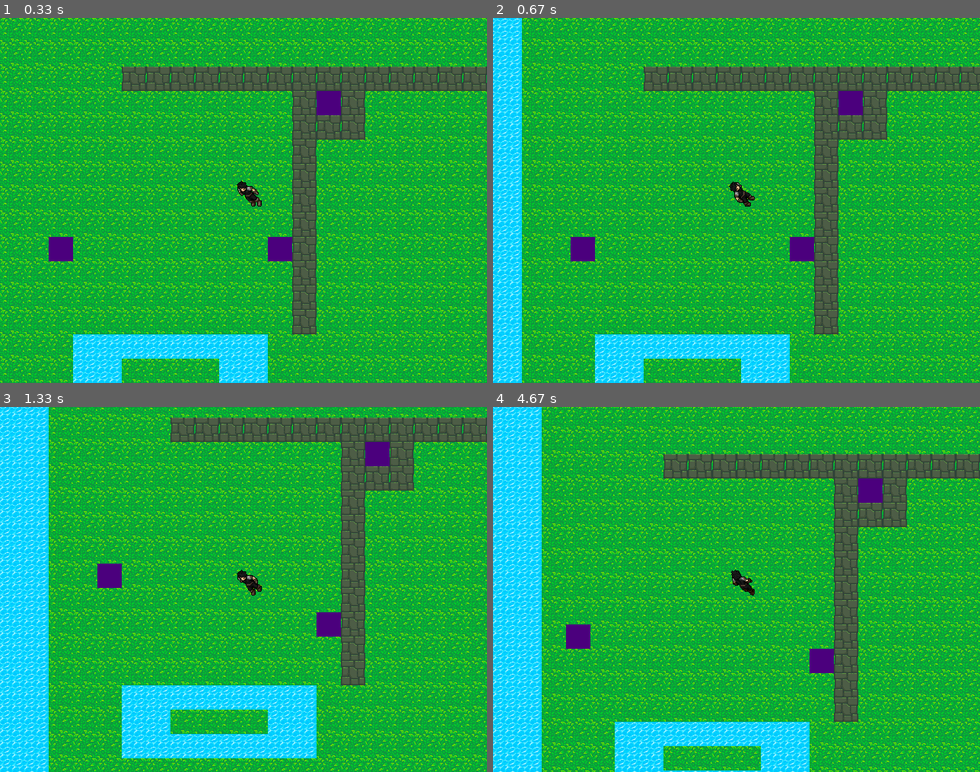
Above: before the commit, frames 1-4 (two rows, left to right).
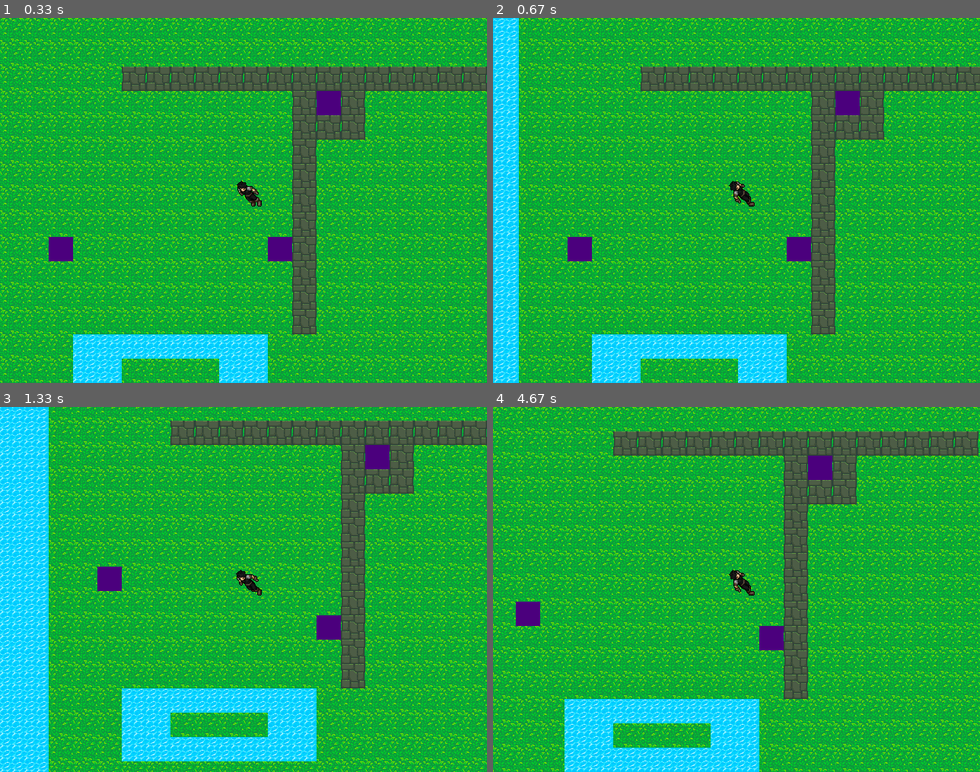
Above: after the commit, the same moments.

Repository: vieirafrancisco/game-dev
Game: pygame game, started from pygame/pokemon/run.py
Same seed, same stepped clock (60 frames per second), same inputs: the game is played once before the commit and once after it.
Inputs:
- Up to frame 1 (0.33 s): no input
- Up to frame 2 (0.67 s): hold Left from 0.33 s (still down)
- Up to frame 3 (1.33 s): release Left at 0.87 s; hold Down 0.9-1.2 s; hold Left from 1.23 s (still down)
- Up to frame 4 (4.67 s): release Left at 1.63 s; hold Up 1.67-2.03 s; hold Right 2.07-2.7 s; hold Down 2.73-3.1 s; hold Left 3.13-3.6 s; hold Right 3.63-4.1 s; hold Up 4.13-4.43 s; hold Right from 4.47 s (still down)

Frame 1 is identical in both runs. In frame 2, 51% of the frame differs, in the area x 0-100%, y 0-100%; in frame 3, 52%; in frame 4, 70%.

Commit message:
create player animation algorithm

Diff:
--- a/pygame/pokemon/game/entities/units/player.py
+++ b/pygame/pokemon/game/entities/units/player.py
@@ -27,6 +27,8 @@
         self.load_sprites()
         self.dir = {"UP": 0, "RIGHT": 0, "DOWN": 0, "LEFT": 0}
         self.ismov = False
+        self.last_update = 0
+        self.curr_frame = 0
 
     def load_sprites(self):
         # down movement images
@@ -50,54 +52,59 @@
             pygame.transform.flip(right_image, False, False)
             for right_image in self.sprite_images["RIGHT"]]
 
+    def animate(self, side):
+        now = pygame.time.get_ticks()
+        if now - self.last_update > 250:
+            self.last_update = now
+            self.curr_frame = (self.curr_frame + 1) % 2
+            self.image = self.sprite_images[side][self.curr_frame]
+
     def update(self):
         self.camera.show(self.game.map)
         keys = pygame.key.get_pressed()
-        if keys[K_RIGHT] and not self.ismov:
-            self.dir["RIGHT"] = 1
-            self.ismov = True
-            self.image = self.sprite_images["RIGHT_STAND"]
-        if keys[K_LEFT] and not self.ismov:
-            self.dir["LEFT"] = 1
-            self.ismov = True
-            self.image = self.sprite_images["LEFT_STAND"]
-        if keys[K_DOWN] and not self.ismov:
-            self.dir["DOWN"] = 1
-            self.ismov = True
-            self.image = self.sprite_images["DOWN_STAND"]
-        if keys[K_UP] and not self.ismov:
-            self.dir["UP"] = 1
-            self.ismov = True
-            self.image = self.sprite_images["UP_STAND"]
-        is_up = self.dir["UP"] and not self.game.map.has_collision(self.x, self.y-1)
-        is_down = self.dir["DOWN"] and not self.game.map.has_collision(self.x, self.y+1)
-        is_left = self.dir["LEFT"] and not self.game.map.has_collision(self.x-1, self.y)
-        is_right = self.dir["RIGHT"] and not self.game.map.has_collision(self.x+1, self.y)
-        if is_up:
-            self.camera.dy -= self.speed
-            if self.camera.dy % 4 == 0:
-                self.image = self.sprite_images["UP"][1]
-        if is_down:
-            self.camera.dy += self.speed
-            if self.camera.dy % 4 == 0:
-                self.image = self.sprite_images["DOWN"][1]
-        if is_left:
-            self.camera.dx -= self.speed
-            if self.camera.dx % 4 == 0:
-                self.image = self.sprite_images["LEFT"][1]
-        if is_right:
-            self.camera.dx += self.speed
-            if self.camera.dx % 4 == 0:
-                self.image = self.sprite_images["RIGHT"][1]
-        if self.camera.dx % TILE_SIZE == 0 and self.camera.dy % TILE_SIZE == 0:
-            if is_up:
-                self.y -= 1
-            if is_down:
-                self.y += 1
+        if not self.ismov:
+            if keys[K_RIGHT]:
+                self.image = self.sprite_images["RIGHT_STAND"]
+                if not self.game.map.has_collision(self.x + 1, self.y):
+                    self.ismov = True
+                    self.dir["RIGHT"] = 1
+                    self.x += 1
+            elif keys[K_UP]:
+                self.image = self.sprite_images["UP_STAND"]
+                if not self.game.map.has_collision(self.x, self.y - 1):
+                    self.ismov = True
+                    self.dir["UP"] = 1
+                    self.y -= 1
+            elif keys[K_DOWN]:
                 self.image = self.sprite_images["DOWN_STAND"]
-            if is_left:
-                self.x -= 1
-            if is_right:
-                self.x += 1
-            self.dir = {"RIGHT": 0, "LEFT": 0, "UP": 0, "DOWN": 0}
-            self.ismov = False
+                if not self.game.map.has_collision(self.x, self.y + 1):
+                    self.ismov = True
+                    self.dir["DOWN"] = 1
+                    self.y += 1
+            elif keys[K_LEFT]:
+                self.image = self.sprite_images["LEFT_STAND"]
+                if not self.game.map.has_collision(self.x - 1, self.y):
+                    self.ismov = True
+                    self.dir["LEFT"] = 1
+                    self.x -= 1
+        else:
+            if self.dir["RIGHT"]:
+                self.camera.dx += self.speed
+                side = "RIGHT"
+                self.animate(side)
+            elif self.dir["UP"]:
+                self.camera.dy -= self.speed
+                side = "UP"
+                self.animate(side)
+            elif self.dir["DOWN"]:
+                self.camera.dy += self.speed
+                side = "DOWN"
+                self.animate(side)
+            elif self.dir["LEFT"]:
+                self.camera.dx -= self.speed
+                side = "LEFT"
+                self.animate(side)
+            if self.camera.dx % TILE_SIZE == 0 and self.camera.dy % TILE_SIZE == 0:
+                self.image = self.sprite_images[f"{side}_STAND"]
+                self.dir = {"RIGHT": 0, "LEFT": 0, "UP": 0, "DOWN": 0}
+                self.ismov = False
